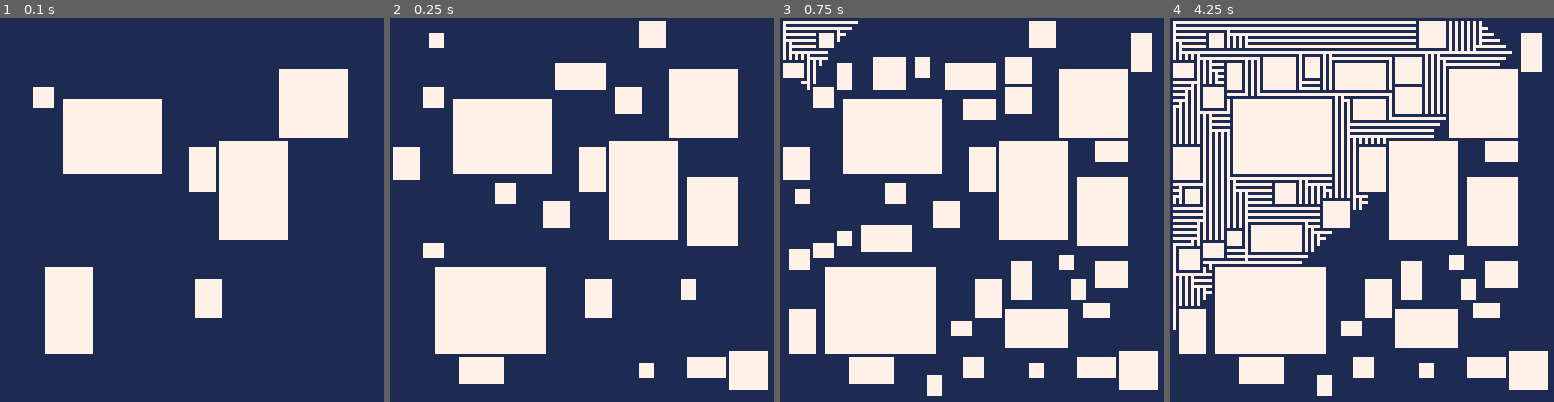
Above: before the commit, frames 1-4 (left to right).
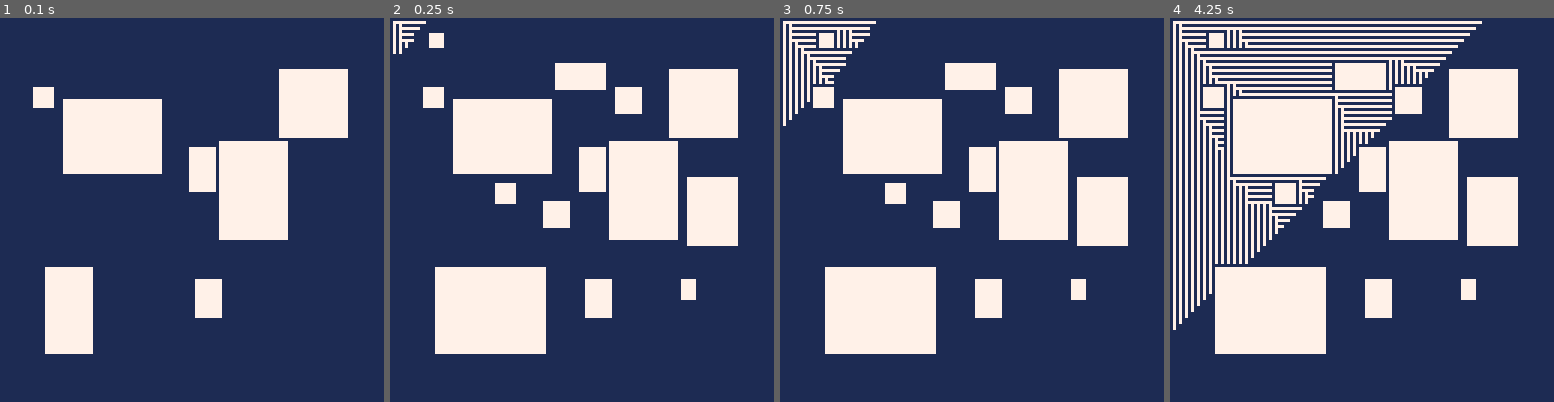
Above: after the commit, the same moments.

Repository: theRenard/PICO-8-Dungeon-Generator
Game: PICO-8 cartridge dungeon-generator.p8
Two runs of this game, one before a commit and one after it. Both use one fixed random seed, a clock stepped at 60 frames per second and the inputs below.
Inputs:
- Up to frame 1 (0.1 s): no input
- Up to frame 2 (0.25 s): no input
- Up to frame 3 (0.75 s): no input
- Up to frame 4 (4.25 s): no input

Frame 1 is identical in both runs. In frame 2, 4.2% of the frame differs, in the area x 0-99%, y 0-97%; in frame 3, 14%; in frame 4, 16%, in the area x 0-99%, y 0-99%.

Commit message:
Adjust numRoomTries parameter in generator.lua and add README.md for documentation

Diff:
--- a/lua/generator.lua
+++ b/lua/generator.lua
@@ -11,7 +11,7 @@
 local method = 2 -- chose_random = 1, chose_oldest = 2, chose_newest = 3
 local dungeonWidth = 128
 local dungeonHeight = 128
-local numRoomTries = 1000 -- number of rooms to try, the greater the number, the more rooms
+local numRoomTries = 100 -- number of rooms to try, the greater the number, the more rooms
 local roomExtraSize = 20
 local extraConnectorChance = 40
 
Not shown, added: README.md
Not shown, added: assets/full.jpg
Not shown, added: assets/newest.jpg
Not shown, added: assets/oldest.jpg
Not shown, added: assets/random.jpg
